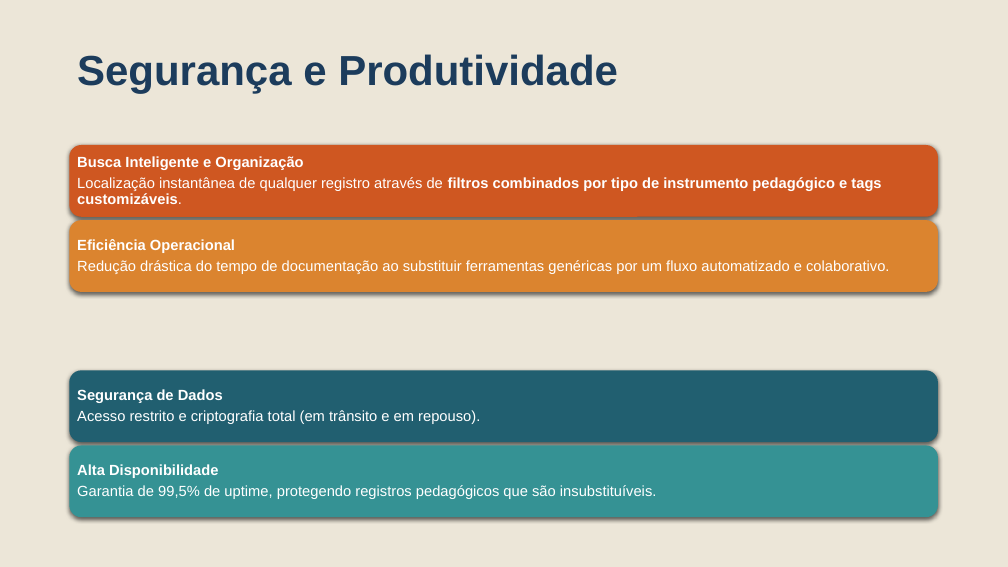
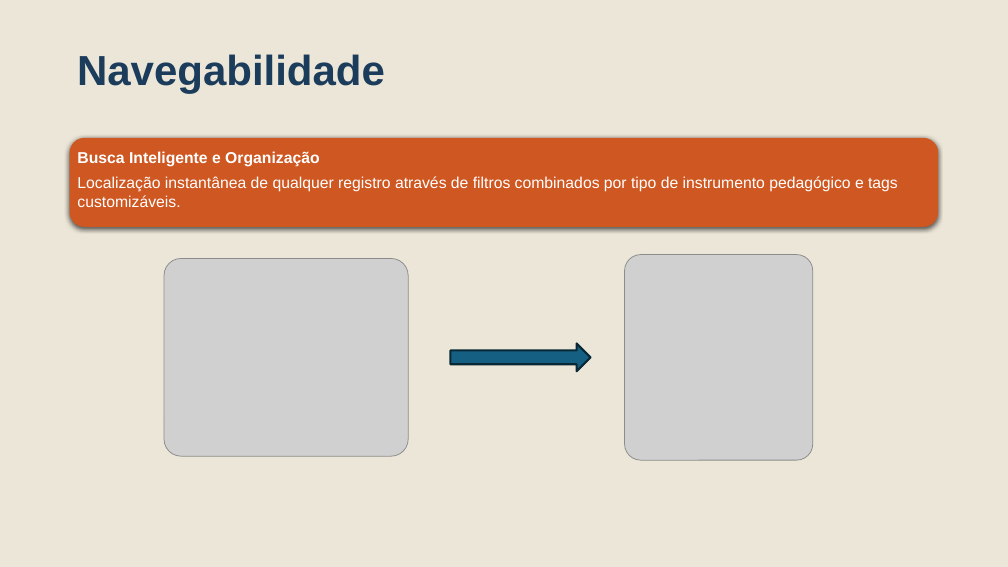
Before and after one commit to sandrorobertojunior/-ENTREGA-FINAL-BRISA, a slide deck: slide 5 of documentos/Apresentação Final do Projeto.pptx. Drawn at 1008x567 pixels with LibreOffice and Linux fonts; fonts in the diff are those of the drawing; grey boxes stand for pictures. Boxes give left, top, right and bottom in pixels: in the first picture for what was removed or moved away, otherwise in the second. Text is boxed around its words. In the diff, an @@ line names an element or a change of style, - is before the commit and + after.

```diff
--- a/documentos/Apresentação Final do Projeto.pptx
+++ b/documentos/Apresentação Final do Projeto.pptx
@@ title at (x1=77, y1=54, x2=385, y2=94): text changed @@
-Segurança e Produtividade
+Navegabilidade
@@ rounded rectangle resized from (x1=70, y1=145, x2=938, y2=217) to (x1=70, y1=138, x2=938, y2=227) @@
@@ rounded rectangle at (x1=70, y1=138, x2=938, y2=227): shadow changed @@
@@ text "Busca Inteligente e Organização" at (x1=77, y1=151, x2=898, y2=207): size 14 to 15 pt; bold off in "filtros combinados por tipo de instrumento pedagógico ..."; line spacing 0.9 to 1 @@
@@ picture added at (x1=164, y1=259, x2=408, y2=456) @@
@@ picture added at (x1=625, y1=255, x2=813, y2=461) @@
@@ right arrow added at (x1=451, y1=343, x2=591, y2=371), fill #156082, outline #082836 2 pt @@
@@ group removed at (x1=70, y1=220, x2=938, y2=517): 3 rounded rectangles, 3 texts @@
-Eficiência Operacional
-Redução drástica do tempo de documentação ao substituir ferramentas genéricas por um fluxo automatizado e colaborativo.
-Segurança de Dados
-Acesso restrito e criptografia total (em trânsito e em repouso).
-Alta Disponibilidade
-Garantia de 99,5% de uptime, protegendo registros pedagógicos que são insubstituíveis.
```
Also in this commit, not shown: 3 other slides changed, 1 slide added, 1 slide removed.
